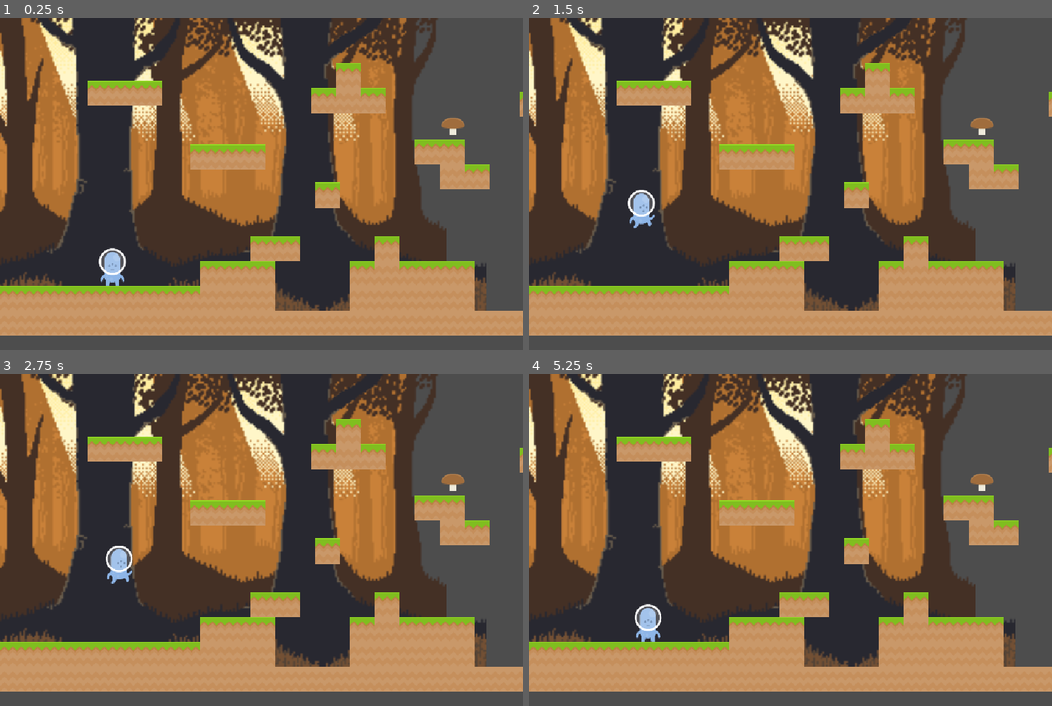
Above: before the commit, frames 1-4 (two rows, left to right).
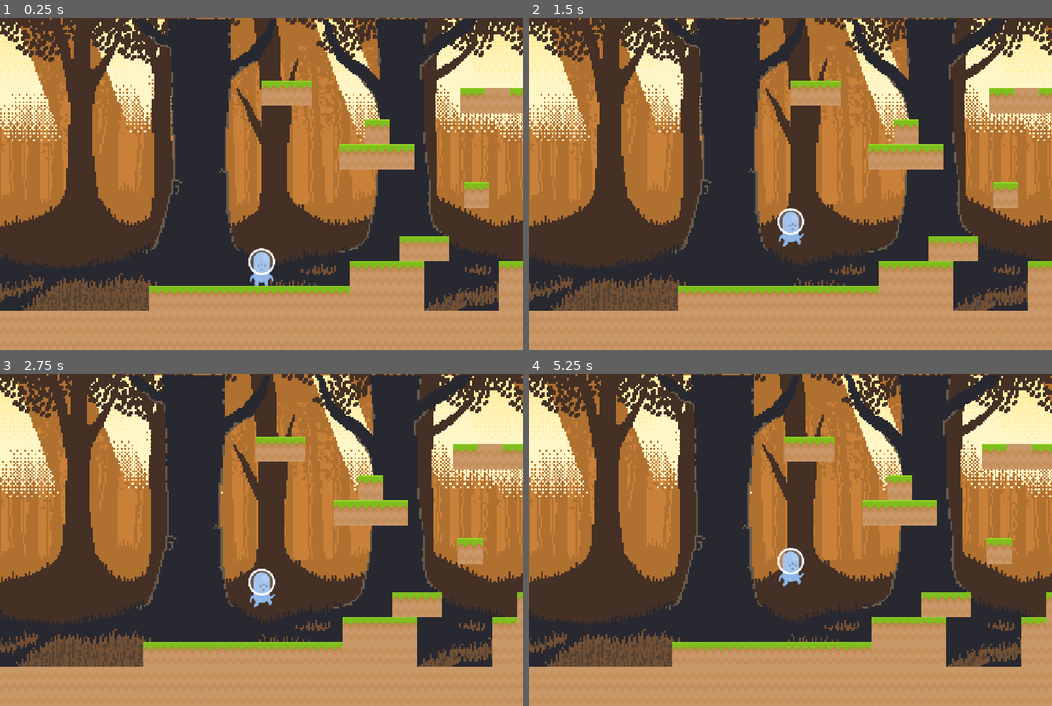
Above: after the commit, the same moments.

Repository: LilRajola/Boletaire
Game: Godot game, scene res://Escenes/mapa.tscn
The game is run twice, just before and just after one commit, with the same random seed, the same clock (stepped at 60 frames per second) and the same inputs.
Inputs:
- Up to frame 1 (0.25 s): no input
- Up to frame 2 (1.5 s): tap Enter at 0.5 s; tap Up (salta, bound only after the commit) at 0.6, 0.77, 1.07 s; tap Space (salta, bound only before the commit) at 0.8, 1.35 s
- Up to frame 3 (2.75 s): tap Up (salta, bound only after the commit) at 1.52, 1.55, 1.82 s; tap Right (moure_dreta) at 2.1 s; tap Space (salta, bound only before the commit) at 2.3 s
- Up to frame 4 (5.25 s): tap Left (moure_esquerra) at 2.85 s; tap Up (salta, bound only after the commit) at 3.02, 3.05, 3.32, 3.6, 3.77, 4.07, 4.52, 4.55, 4.82 s; tap Space (salta, bound only before the commit) at 3.8, 4.35 s; tap Right (moure_dreta) at 5.1 s

The runs differ from the first frame. In frame 1, 75% of the frame differs, in the area x 0-100%, y 0-100%; in frame 2, 74%; in frame 3, 75%; in frame 4, 75%.

Commit message:
Versió 1.1
Fons bó, càmera bé, baner de victoria

Diff:
--- /dev/null
+++ b/Escenes/ben_jugat!.tscn
@@ -0,0 +1,26 @@
+[gd_scene load_steps=3 format=3 uid="uid://dbryrlmjr2nia"]
+
+[ext_resource type="FontFile" uid="uid://bbone74yxmpik" path="res://Fonts/Space Comics.ttf" id="1_pdmb2"]
+[ext_resource type="FontFile" uid="uid://djtpi5ay0wpj" path="res://Fonts/The Rufly.ttf" id="2_dubnv"]
+
+[node name="Ben Jugat!" type="Node2D"]
+
+[node name="Label" type="Label" parent="."]
+offset_left = -421.0
+offset_top = -180.0
+offset_right = 660.0
+offset_bottom = -88.0
+theme_override_colors/font_color = Color(1, 0.647059, 0, 1)
+theme_override_colors/font_shadow_color = Color(0, 0, 0, 1)
+theme_override_fonts/font = ExtResource("1_pdmb2")
+theme_override_font_sizes/font_size = 75
+text = "BEN JUGAT!"
+
+[node name="Label2" type="Label" parent="."]
+offset_left = -349.0
+offset_top = -104.0
+offset_right = 677.0
+offset_bottom = -57.0
+theme_override_fonts/font = ExtResource("2_dubnv")
+theme_override_font_sizes/font_size = 30
+text = "Ja ho tens tot per fer una bona truita."
--- a/Escenes/el_qui_en_cull.tscn
+++ b/Escenes/el_qui_en_cull.tscn
@@ -17,6 +17,7 @@
 [ext_resource type="Texture2D" uid="uid://doaxcqhaeng0r" path="res://Imatges/Base pack/Items/mushroomRed.png" id="15_5nlwg"]
 [ext_resource type="Texture2D" uid="uid://cr120aikauald" path="res://Imatges/Base pack/Items/mushroomBrown.png" id="16_16mg1"]
 [ext_resource type="Texture2D" uid="uid://eigiop25yjpi" path="res://Imatges/Mushroom expansion/PNG/tinyShroom_tan.png" id="17_rqm4b"]
+[ext_resource type="PackedScene" uid="uid://dbryrlmjr2nia" path="res://Escenes/ben_jugat!.tscn" id="18_ytnfv"]
 
 [sub_resource type="RectangleShape2D" id="RectangleShape2D_ccn5l"]
 size = Vector2(50, 75)
@@ -91,11 +92,6 @@
 sprite_frames = SubResource("SpriteFrames_tn8fj")
 animation = &"Saltar"
 
-[node name="Camera2D" type="Camera2D" parent="CharacterBody2D"]
-limit_left = -200
-limit_top = -586
-limit_bottom = 50
-
 [node name="bolet_marcador" type="Sprite2D" parent="CharacterBody2D"]
 visible = false
 position = Vector2(-1, -81)
@@ -114,3 +110,10 @@
 rotation = -0.520374
 scale = Vector2(0.71843, 0.723452)
 texture = ExtResource("17_rqm4b")
+
+[node name="Camera2D" type="Camera2D" parent="CharacterBody2D"]
+limit_top = -586
+limit_bottom = 50
+
+[node name="Ben Jugat!" parent="CharacterBody2D" instance=ExtResource("18_ytnfv")]
+visible = false
--- a/Escenes/mapa.tscn
+++ b/Escenes/mapa.tscn
@@ -55,7 +55,7 @@
 position = Vector2(547, -421)
 
 [node name="Terra34" parent="Tots_terra/Superiors (grass)" instance=ExtResource("2_biieb")]
-position = Vector2(497, -471)
+position = Vector2(256, -358)
 
 [node name="Terra35" parent="Tots_terra/Superiors (grass)" instance=ExtResource("2_biieb")]
 position = Vector2(447, -421)
@@ -105,23 +105,20 @@
 [node name="Terra39" parent="Tots_terra/Superiors (grass)" instance=ExtResource("2_biieb")]
 position = Vector2(50, -436)
 
-[node name="Terra40" parent="Tots_terra/Superiors (grass)" instance=ExtResource("2_biieb")]
-position = Vector2(0, -436)
-
 [node name="Terra19" parent="Tots_terra/Superiors (grass)" instance=ExtResource("2_biieb")]
 position = Vector2(525, -75)
 
 [node name="Terra48" parent="Tots_terra/Superiors (grass)" instance=ExtResource("2_biieb")]
-position = Vector2(1276, -452)
+position = Vector2(1320, -151)
 
 [node name="Terra51" parent="Tots_terra/Superiors (grass)" instance=ExtResource("2_biieb")]
 position = Vector2(1017, -315)
 
 [node name="Terra49" parent="Tots_terra/Superiors (grass)" instance=ExtResource("2_biieb")]
-position = Vector2(1226, -502)
+position = Vector2(1270, -201)
 
 [node name="Terra50" parent="Tots_terra/Superiors (grass)" instance=ExtResource("2_biieb")]
-position = Vector2(1176, -502)
+position = Vector2(1220, -201)
 
 [node name="Terra20" parent="Tots_terra/Superiors (grass)" instance=ExtResource("2_biieb")]
 position = Vector2(1420, -151)
@@ -145,7 +142,10 @@
 position = Vector2(917, -414)
 
 [node name="Terra47" parent="Tots_terra/Superiors (grass)" instance=ExtResource("2_biieb")]
-position = Vector2(1022, -524)
+position = Vector2(1171, -385)
+
+[node name="Terra52" parent="Tots_terra/Superiors (grass)" instance=ExtResource("2_biieb")]
+position = Vector2(1334, -343)
 
 [node name="Terra43" parent="Tots_terra/Superiors (grass)" instance=ExtResource("2_biieb")]
 position = Vector2(867, -414)
@@ -177,7 +177,7 @@
 position = Vector2(497, -421)
 
 [node name="Terra45" parent="Tots_terra/Inferiors" instance=ExtResource("3_2011l")]
-position = Vector2(1226, -452)
+position = Vector2(1270, -151)
 
 [node name="Terra44" parent="Tots_terra/Inferiors" instance=ExtResource("3_2011l")]
 position = Vector2(1575, -368)
@@ -329,6 +329,48 @@
 [node name="Terra63" parent="Tots_terra/Inferiors" instance=ExtResource("3_2011l")]
 position = Vector2(2125, 25)
 
+[node name="Terra64" parent="Tots_terra/Inferiors" instance=ExtResource("3_2011l")]
+position = Vector2(-875, 25)
+
+[node name="Terra65" parent="Tots_terra/Inferiors" instance=ExtResource("3_2011l")]
+position = Vector2(-775, 25)
+
+[node name="Terra66" parent="Tots_terra/Inferiors" instance=ExtResource("3_2011l")]
+position = Vector2(-825, 25)
+
+[node name="Terra67" parent="Tots_terra/Inferiors" instance=ExtResource("3_2011l")]
+position = Vector2(-725, 25)
+
+[node name="Terra68" parent="Tots_terra/Inferiors" instance=ExtResource("3_2011l")]
+position = Vector2(-625, 25)
+
+[node name="Terra69" parent="Tots_terra/Inferiors" instance=ExtResource("3_2011l")]
+position = Vector2(-675, 25)
+
+[node name="Terra70" parent="Tots_terra/Inferiors" instance=ExtResource("3_2011l")]
+position = Vector2(-575, 25)
+
+[node name="Terra71" parent="Tots_terra/Inferiors" instance=ExtResource("3_2011l")]
+position = Vector2(-475, 25)
+
+[node name="Terra72" parent="Tots_terra/Inferiors" instance=ExtResource("3_2011l")]
+position = Vector2(-525, 25)
+
+[node name="Terra73" parent="Tots_terra/Inferiors" instance=ExtResource("3_2011l")]
+position = Vector2(-425, 25)
+
+[node name="Terra74" parent="Tots_terra/Inferiors" instance=ExtResource("3_2011l")]
+position = Vector2(-325, 25)
+
+[node name="Terra75" parent="Tots_terra/Inferiors" instance=ExtResource("3_2011l")]
+position = Vector2(-375, 25)
+
+[node name="Terra76" parent="Tots_terra/Inferiors" instance=ExtResource("3_2011l")]
+position = Vector2(-275, 25)
+
+[node name="Terra77" parent="Tots_terra/Inferiors" instance=ExtResource("3_2011l")]
+position = Vector2(-225, 25)
+
 [node name="Terra4" parent="Tots_terra/Inferiors" instance=ExtResource("3_2011l")]
 position = Vector2(625, -25)
 
@@ -347,13 +389,220 @@
 [node name="Terra6" parent="Tots_terra/Inferiors" instance=ExtResource("3_2011l")]
 position = Vector2(675, -25)
 
+[node name="Terra86" parent="Tots_terra/Inferiors" instance=ExtResource("3_2011l")]
+position = Vector2(25, 75)
+
+[node name="Terra87" parent="Tots_terra/Inferiors" instance=ExtResource("3_2011l")]
+position = Vector2(125, 75)
+
+[node name="Terra88" parent="Tots_terra/Inferiors" instance=ExtResource("3_2011l")]
+position = Vector2(75, 75)
+
+[node name="Terra89" parent="Tots_terra/Inferiors" instance=ExtResource("3_2011l")]
+position = Vector2(175, 75)
+
+[node name="Terra90" parent="Tots_terra/Inferiors" instance=ExtResource("3_2011l")]
+position = Vector2(-175, 75)
+
+[node name="Terra91" parent="Tots_terra/Inferiors" instance=ExtResource("3_2011l")]
+position = Vector2(-75, 75)
+
+[node name="Terra92" parent="Tots_terra/Inferiors" instance=ExtResource("3_2011l")]
+position = Vector2(-125, 75)
+
+[node name="Terra93" parent="Tots_terra/Inferiors" instance=ExtResource("3_2011l")]
+position = Vector2(-25, 75)
+
+[node name="Terra94" parent="Tots_terra/Inferiors" instance=ExtResource("3_2011l")]
+position = Vector2(275, 75)
+
+[node name="Terra95" parent="Tots_terra/Inferiors" instance=ExtResource("3_2011l")]
+position = Vector2(225, 75)
+
+[node name="Terra96" parent="Tots_terra/Inferiors" instance=ExtResource("3_2011l")]
+position = Vector2(325, 75)
+
+[node name="Terra97" parent="Tots_terra/Inferiors" instance=ExtResource("3_2011l")]
+position = Vector2(425, 75)
+
+[node name="Terra98" parent="Tots_terra/Inferiors" instance=ExtResource("3_2011l")]
+position = Vector2(375, 75)
+
+[node name="Terra99" parent="Tots_terra/Inferiors" instance=ExtResource("3_2011l")]
+position = Vector2(475, 75)
+
+[node name="Terra100" parent="Tots_terra/Inferiors" instance=ExtResource("3_2011l")]
+position = Vector2(575, 75)
+
+[node name="Terra101" parent="Tots_terra/Inferiors" instance=ExtResource("3_2011l")]
+position = Vector2(525, 75)
+
+[node name="Terra102" parent="Tots_terra/Inferiors" instance=ExtResource("3_2011l")]
+position = Vector2(625, 75)
+
+[node name="Terra103" parent="Tots_terra/Inferiors" instance=ExtResource("3_2011l")]
+position = Vector2(725, 75)
+
+[node name="Terra104" parent="Tots_terra/Inferiors" instance=ExtResource("3_2011l")]
+position = Vector2(675, 75)
+
+[node name="Terra105" parent="Tots_terra/Inferiors" instance=ExtResource("3_2011l")]
+position = Vector2(775, 75)
+
+[node name="Terra106" parent="Tots_terra/Inferiors" instance=ExtResource("3_2011l")]
+position = Vector2(875, 75)
+
+[node name="Terra107" parent="Tots_terra/Inferiors" instance=ExtResource("3_2011l")]
+position = Vector2(825, 75)
+
+[node name="Terra108" parent="Tots_terra/Inferiors" instance=ExtResource("3_2011l")]
+position = Vector2(925, 75)
+
+[node name="Terra109" parent="Tots_terra/Inferiors" instance=ExtResource("3_2011l")]
+position = Vector2(1025, 75)
+
+[node name="Terra110" parent="Tots_terra/Inferiors" instance=ExtResource("3_2011l")]
+position = Vector2(975, 75)
+
+[node name="Terra111" parent="Tots_terra/Inferiors" instance=ExtResource("3_2011l")]
+position = Vector2(1075, 75)
+
+[node name="Terra112" parent="Tots_terra/Inferiors" instance=ExtResource("3_2011l")]
+position = Vector2(1175, 75)
+
+[node name="Terra113" parent="Tots_terra/Inferiors" instance=ExtResource("3_2011l")]
+position = Vector2(1125, 75)
+
+[node name="Terra114" parent="Tots_terra/Inferiors" instance=ExtResource("3_2011l")]
+position = Vector2(1225, 75)
+
+[node name="Terra115" parent="Tots_terra/Inferiors" instance=ExtResource("3_2011l")]
+position = Vector2(1275, 75)
+
+[node name="Terra116" parent="Tots_terra/Inferiors" instance=ExtResource("3_2011l")]
+position = Vector2(1325, 75)
+
+[node name="Terra117" parent="Tots_terra/Inferiors" instance=ExtResource("3_2011l")]
+position = Vector2(1425, 75)
+
+[node name="Terra118" parent="Tots_terra/Inferiors" instance=ExtResource("3_2011l")]
+position = Vector2(1375, 75)
+
+[node name="Terra119" parent="Tots_terra/Inferiors" instance=ExtResource("3_2011l")]
+position = Vector2(1475, 75)
+
+[node name="Terra120" parent="Tots_terra/Inferiors" instance=ExtResource("3_2011l")]
+position = Vector2(1575, 75)
+
+[node name="Terra121" parent="Tots_terra/Inferiors" instance=ExtResource("3_2011l")]
+position = Vector2(1525, 75)
+
+[node name="Terra122" parent="Tots_terra/Inferiors" instance=ExtResource("3_2011l")]
+position = Vector2(1625, 75)
+
+[node name="Terra123" parent="Tots_terra/Inferiors" instance=ExtResource("3_2011l")]
+position = Vector2(1725, 75)
+
+[node name="Terra124" parent="Tots_terra/Inferiors" instance=ExtResource("3_2011l")]
+position = Vector2(1675, 75)
+
+[node name="Terra125" parent="Tots_terra/Inferiors" instance=ExtResource("3_2011l")]
+position = Vector2(1775, 75)
+
+[node name="Terra126" parent="Tots_terra/Inferiors" instance=ExtResource("3_2011l")]
+position = Vector2(1875, 75)
+
+[node name="Terra127" parent="Tots_terra/Inferiors" instance=ExtResource("3_2011l")]
+position = Vector2(1825, 75)
+
+[node name="Terra128" parent="Tots_terra/Inferiors" instance=ExtResource("3_2011l")]
+position = Vector2(1925, 75)
+
+[node name="Terra129" parent="Tots_terra/Inferiors" instance=ExtResource("3_2011l")]
+position = Vector2(2025, 75)
+
+[node name="Terra130" parent="Tots_terra/Inferiors" instance=ExtResource("3_2011l")]
+position = Vector2(1975, 75)
+
+[node name="Terra131" parent="Tots_terra/Inferiors" instance=ExtResource("3_2011l")]
+position = Vector2(2075, 75)
+
+[node name="Terra132" parent="Tots_terra/Inferiors" instance=ExtResource("3_2011l")]
+position = Vector2(2125, 75)
+
+[node name="Terra78" parent="Tots_terra/Inferiors" instance=ExtResource("3_2011l")]
+position = Vector2(2226, 25)
+
+[node name="Terra79" parent="Tots_terra/Inferiors" instance=ExtResource("3_2011l")]
+position = Vector2(2176, 25)
+
+[node name="Terra80" parent="Tots_terra/Inferiors" instance=ExtResource("3_2011l")]
+position = Vector2(2276, 25)
+
+[node name="Terra81" parent="Tots_terra/Inferiors" instance=ExtResource("3_2011l")]
+position = Vector2(2326, 25)
+
+[node name="Terra147" parent="Tots_terra/Inferiors" instance=ExtResource("3_2011l")]
+position = Vector2(2226, 75)
+
+[node name="Terra148" parent="Tots_terra/Inferiors" instance=ExtResource("3_2011l")]
+position = Vector2(2176, 75)
+
+[node name="Terra149" parent="Tots_terra/Inferiors" instance=ExtResource("3_2011l")]
+position = Vector2(2276, 75)
+
+[node name="Terra150" parent="Tots_terra/Inferiors" instance=ExtResource("3_2011l")]
+position = Vector2(2326, 75)
+
+[node name="Terra133" parent="Tots_terra/Inferiors" instance=ExtResource("3_2011l")]
+position = Vector2(-875, 75)
+
+[node name="Terra134" parent="Tots_terra/Inferiors" instance=ExtResource("3_2011l")]
+position = Vector2(-775, 75)
+
+[node name="Terra135" parent="Tots_terra/Inferiors" instance=ExtResource("3_2011l")]
+position = Vector2(-825, 75)
+
+[node name="Terra136" parent="Tots_terra/Inferiors" instance=ExtResource("3_2011l")]
+position = Vector2(-725, 75)
+
+[node name="Terra137" parent="Tots_terra/Inferiors" instance=ExtResource("3_2011l")]
+position = Vector2(-625, 75)
+
+[node name="Terra138" parent="Tots_terra/Inferiors" instance=ExtResource("3_2011l")]
+position = Vector2(-675, 75)
+
+[node name="Terra139" parent="Tots_terra/Inferiors" instance=ExtResource("3_2011l")]
+position = Vector2(-575, 75)
+
+[node name="Terra140" parent="Tots_terra/Inferiors" instance=ExtResource("3_2011l")]
+position = Vector2(-475, 75)
+
+[node name="Terra141" parent="Tots_terra/Inferiors" instance=ExtResource("3_2011l")]
+position = Vector2(-525, 75)
+
+[node name="Terra142" parent="Tots_terra/Inferiors" instance=ExtResource("3_2011l")]
+position = Vector2(-425, 75)
+
+[node name="Terra143" parent="Tots_terra/Inferiors" instance=ExtResource("3_2011l")]
+position = Vector2(-325, 75)
+
+[node name="Terra144" parent="Tots_terra/Inferiors" instance=ExtResource("3_2011l")]
+position = Vector2(-375, 75)
+
+[node name="Terra145" parent="Tots_terra/Inferiors" instance=ExtResource("3_2011l")]
+position = Vector2(-275, 75)
+
+[node name="Terra146" parent="Tots_terra/Inferiors" instance=ExtResource("3_2011l")]
+position = Vector2(-225, 75)
+
 [node name="EL_qui_cull" parent="." instance=ExtResource("3_ffcuw")]
 position = Vector2(25, -87)
 
 [node name="El_que_s\'agafa" type="Node2D" parent="."]
 
 [node name="Bolet" parent="El_que_s\'agafa" instance=ExtResource("5_gc7n0")]
-position = Vector2(1228, -553)
+position = Vector2(1626, -469)
 
 [node name="Bolet_marro" parent="El_que_s\'agafa" instance=ExtResource("6_mydjf")]
 position = Vector2(707, -370)
@@ -397,19 +646,109 @@
 position = Vector2(-125, -575)
 
 [node name="Terra_invisible28" parent="Límits" instance=ExtResource("7_ew21c")]
-position = Vector2(-125, -625)
+position = Vector2(-75, -611)
 
 [node name="Terra_invisible29" parent="Límits" instance=ExtResource("7_ew21c")]
-position = Vector2(-125, -675)
+position = Vector2(-25, -611)
 
 [node name="Terra_invisible30" parent="Límits" instance=ExtResource("7_ew21c")]
-position = Vector2(-125, -725)
+position = Vector2(25, -611)
 
 [node name="Terra_invisible31" parent="Límits" instance=ExtResource("7_ew21c")]
-position = Vector2(-125, -775)
+position = Vector2(75, -611)
 
 [node name="Terra_invisible32" parent="Límits" instance=ExtResource("7_ew21c")]
-position = Vector2(-125, -825)
+position = Vector2(125, -611)
+
+[node name="Terra_invisible33" parent="Límits" instance=ExtResource("7_ew21c")]
+position = Vector2(175, -611)
+
+[node name="Terra_invisible34" parent="Límits" instance=ExtResource("7_ew21c")]
+position = Vector2(225, -611)
+
+[node name="Terra_invisible35" parent="Límits" instance=ExtResource("7_ew21c")]
+position = Vector2(275, -611)
+
+[node name="Terra_invisible36" parent="Límits" instance=ExtResource("7_ew21c")]
+position = Vector2(325, -611)
+
+[node name="Terra_invisible37" parent="Límits" instance=ExtResource("7_ew21c")]
+position = Vector2(375, -611)
+
+[node name="Terra_invisible38" parent="Límits" instance=ExtResource("7_ew21c")]
+position = Vector2(425, -611)
+
+[node name="Terra_invisible39" parent="Límits" instance=ExtResource("7_ew21c")]
+position = Vector2(475, -611)
+
+[node name="Terra_invisible40" parent="Límits" instance=ExtResource("7_ew21c")]
+position = Vector2(525, -611)
+
+[node name="Terra_invisible41" parent="Límits" instance=ExtResource("7_ew21c")]
+position = Vector2(575, -611)
+
+[node name="Terra_invisible42" parent="Límits" instance=ExtResource("7_ew21c")]
+position = Vector2(625, -611)
+
+[node name="Terra_invisible48" parent="Límits" instance=ExtResource("7_ew21c")]
+position = Vector2(925, -611)
+
+[node name="Terra_invisible49" parent="Límits" instance=ExtResource("7_ew21c")]
+position = Vector2(975, -611)
+
+[node name="Terra_invisible50" parent="Límits" instance=ExtResource("7_ew21c")]
+position = Vector2(1025, -611)
+
+[node name="Terra_invisible51" parent="Límits" instance=ExtResource("7_ew21c")]
+position = Vector2(1075, -611)
+
+[node name="Terra_invisible52" parent="Límits" instance=ExtResource("7_ew21c")]
+position = Vector2(1125, -611)
+
+[node name="Terra_invisible53" parent="Límits" instance=ExtResource("7_ew21c")]
+position = Vector2(1175, -611)
+
+[node name="Terra_invisible54" parent="Límits" instance=ExtResource("7_ew21c")]
+position = Vector2(1225, -611)
+
+[node name="Terra_invisible55" parent="Límits" instance=ExtResource("7_ew21c")]
+position = Vector2(1275, -611)
+
+[node name="Terra_invisible56" parent="Límits" instance=ExtResource("7_ew21c")]
+position = Vector2(1325, -611)
+
+[node name="Terra_invisible57" parent="Límits" instance=ExtResource("7_ew21c")]
+position = Vector2(1375, -611)
+
+[node name="Terra_invisible58" parent="Límits" instance=ExtResource("7_ew21c")]
+position = Vector2(1425, -611)
+
+[node name="Terra_invisible59" parent="Límits" instance=ExtResource("7_ew21c")]
+position = Vector2(1475, -611)
+
+[node name="Terra_invisible60" parent="Límits" instance=ExtResource("7_ew21c")]
+position = Vector2(1525, -611)
+
+[node name="Terra_invisible61" parent="Límits" instance=ExtResource("7_ew21c")]
+position = Vector2(1575, -611)
+
+[node name="Terra_invisible62" parent="Límits" instance=ExtResource("7_ew21c")]
+position = Vector2(1625, -611)
+
+[node name="Terra_invisible43" parent="Límits" instance=ExtResource("7_ew21c")]
+position = Vector2(675, -611)
+
+[node name="Terra_invisible44" parent="Límits" instance=ExtResource("7_ew21c")]
+position = Vector2(725, -611)
+
+[node name="Terra_invisible45" parent="Límits" instance=ExtResource("7_ew21c")]
+position = Vector2(775, -611)
+
+[node name="Terra_invisible46" parent="Límits" instance=ExtResource("7_ew21c")]
+position = Vector2(825, -611)
+
+[node name="Terra_invisible47" parent="Límits" instance=ExtResource("7_ew21c")]
+position = Vector2(875, -611)
 
 [node name="Terra_invisible9" parent="Límits" instance=ExtResource("7_ew21c")]
 position = Vector2(1724, -25)
@@ -448,48 +787,58 @@
 position = Vector2(1724, -575)
 
 [node name="Terra_invisible21" parent="Límits" instance=ExtResource("7_ew21c")]
-position = Vector2(1724, -625)
-
-[node name="Terra_invisible22" parent="Límits" instance=ExtResource("7_ew21c")]
-position = Vector2(1724, -675)
-
-[node name="Terra_invisible23" parent="Límits" instance=ExtResource("7_ew21c")]
-position = Vector2(1724, -725)
+position = Vector2(1675, -611)
 
 [node name="ParallaxBackground" type="ParallaxBackground" parent="."]
 
 [node name="ParallaxLayer3" type="ParallaxLayer" parent="ParallaxBackground"]
+texture_filter = 1
 motion_scale = Vector2(0.1, 1)
 motion_mirroring = Vector2(994, 0)
 
 [node name="Sprite2D" type="Sprite2D" parent="ParallaxBackground/ParallaxLayer3"]
-position = Vector2(297.24, -293.506)
+texture_repeat = 2
+position = Vector2(312.485, -293.506)
 scale = Vector2(3.65618, 3.65618)
 texture = ExtResource("8_sbtyl")
+region_enabled = true
+region_rect = Rect2(-343, 0, 1133, 160)
 
 [node name="ParallaxLayer2" type="ParallaxLayer" parent="ParallaxBackground"]
+texture_filter = 1
 motion_scale = Vector2(0.3, 1)
 motion_mirroring = Vector2(994, 0)
 
 [node name="Sprite2D" type="Sprite2D" parent="ParallaxBackground/ParallaxLayer2"]
-position = Vector2(297.24, -293.506)
+texture_repeat = 2
+position = Vector2(312.725, -292.012)
 scale = Vector2(3.65618, 3.65618)
 texture = ExtResource("9_dv2mw")
+region_enabled = true
+region_rect = Rect2(-344, 0, 1165, 160)
 
 [node name="ParallaxLayer" type="ParallaxLayer" parent="ParallaxBackground"]
+texture_filter = 1
 motion_scale = Vector2(0.5, 1)
 motion_mirroring = Vector2(994, 0)
 
 [node name="Sprite2D" type="Sprite2D" parent="ParallaxBackground/ParallaxLayer"]
-position = Vector2(297.24, -293.506)
+texture_repeat = 2
+position = Vector2(314.485, -290.506)
 scale = Vector2(3.65618, 3.65618)
 texture = ExtResource("10_wiugq")
+region_enabled = true
+region_rect = Rect2(0, 0, 628, 161.5)
 
 [node name="ParallaxLayer4" type="ParallaxLayer" parent="ParallaxBackground"]
+texture_filter = 1
 motion_scale = Vector2(0.9, 1)
 motion_mirroring = Vector2(994, 0)
 
 [node name="Sprite2D" type="Sprite2D" parent="ParallaxBackground/ParallaxLayer4"]
-position = Vector2(297.353, -293.381)
+texture_repeat = 2
+position = Vector2(312.838, -291.887)
 scale = Vector2(3.65618, 3.65618)
 texture = ExtResource("11_3h6sj")
+region_enabled = true
+region_rect = Rect2(-309, 0, 941, 160)
--- a/Scripts/moviment_personatge.gd
+++ b/Scripts/moviment_personatge.gd
@@ -40,7 +40,7 @@
 	move_and_slide()
 
 	if $bolet_blanc_marcador.visible == true and $Bolet_marro_marcador.visible == true and$bolet_marcador.visible == true:
-		print('Ja els tens tots, VICTORIA!')
+		$"Ben Jugat!".visible = true
 		pass
 
 func agafa_bolet():
--- a/project.godot
+++ b/project.godot
@@ -34,20 +34,8 @@
 , Object(InputEventKey,"resource_local_to_scene":false,"resource_name":"","device":-1,"window_id":0,"alt_pressed":false …(182 unchanged characters)…
 ]
 }
-moure_amunt={
+salta={
 "deadzone": 0.2,
 "events": [Object(InputEventKey,"resource_local_to_scene":false,"resource_name":"","device":-1,"window_id":0,"alt_press …(195 unchanged characters)…
-, Object(InputEventKey,"resource_local_to_scene":false,"resource_name":"","device":-1,"window_id":0,"alt_pressed":false,"shift_pressed":false,"ctrl_pressed":false,"meta_pressed":false,"pressed":false,"keycode":0,"physical_keycode":87,"key_label":0,"unicode":119,"location":0,"echo":false,"script":null)
 ]
 }
-moure_avall={
-"deadzone": 0.2,
-"events": [Object(InputEventKey,"resource_local_to_scene":false,"resource_name":"","device":-1,"window_id":0,"alt_pressed":false,"shift_pressed":false,"ctrl_pressed":false,"meta_pressed":false,"pressed":false,"keycode":0,"physical_keycode":4194322,"key_label":0,"unicode":0,"location":0,"echo":false,"script":null)
-, Object(InputEventKey,"resource_local_to_scene":false,"resource_name":"","device":-1,"window_id":0,"alt_pressed":false,"shift_pressed":false,"ctrl_pressed":false,"meta_pressed":false,"pressed":false,"keycode":0,"physical_keycode":83,"key_label":0,"unicode":115,"location":0,"echo":false,"script":null)
-]
-}
-salta={
-"deadzone": 0.2,
-"events": [Object(InputEventKey,"resource_local_to_scene":false,"resource_name":"","device":-1,"window_id":0,"alt_pressed":false,"shift_pressed":false,"ctrl_pressed":false,"meta_pressed":false,"pressed":false,"keycode":0,"physical_keycode":32,"key_label":0,"unicode":32,"location":0,"echo":false,"script":null)
-]
-}
Not shown: 1 places in Escenes/el_qui_en_cull.tscn that only renumber resources
Binary file added: Fonts/Chicalo.otf
Not shown, added: Fonts/Chicalo.otf.import
Not shown, added: Fonts/Read Me.txt
Binary file added: Fonts/Space Comics.ttf
Not shown, added: Fonts/Space Comics.ttf.import
Binary file added: Fonts/The Rufly.otf
Not shown, added: Fonts/The Rufly.otf.import
Binary file added: Fonts/The Rufly.ttf
Not shown, added: Fonts/The Rufly.ttf.import
Binary file added: Imatges/Textos/victory-speech-poster-text-art-design-png.webp
Not shown, added: Imatges/Textos/victory-speech-poster-text-art-design-png.webp.import
(and 4 more such lines)
